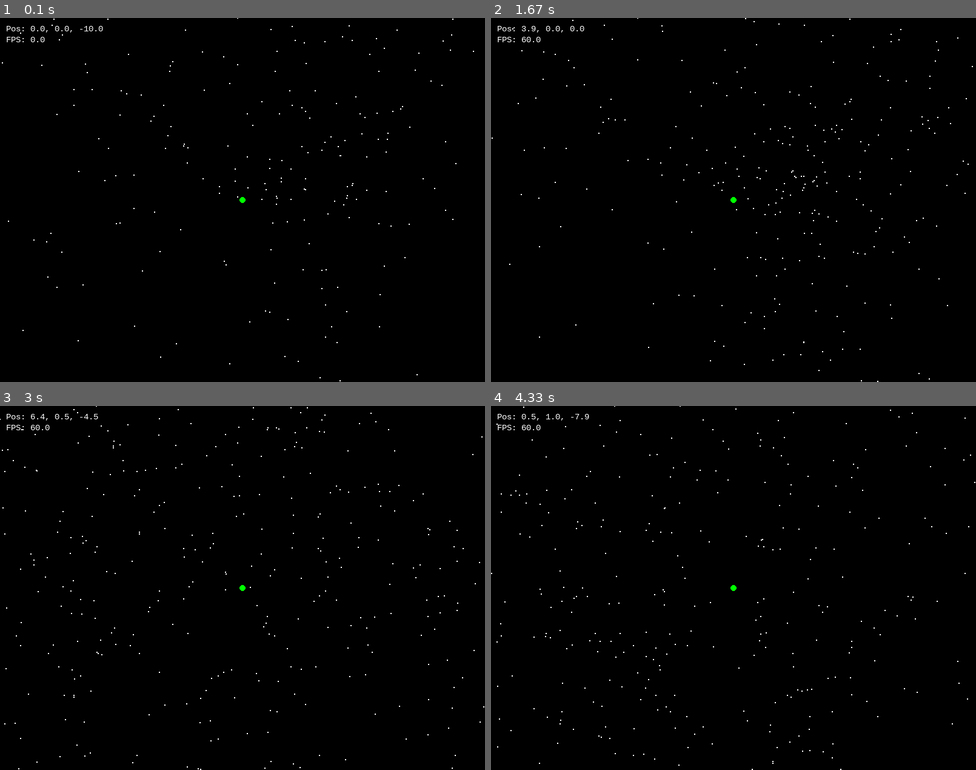
Above: before the commit, frames 1-4 (two rows, left to right).
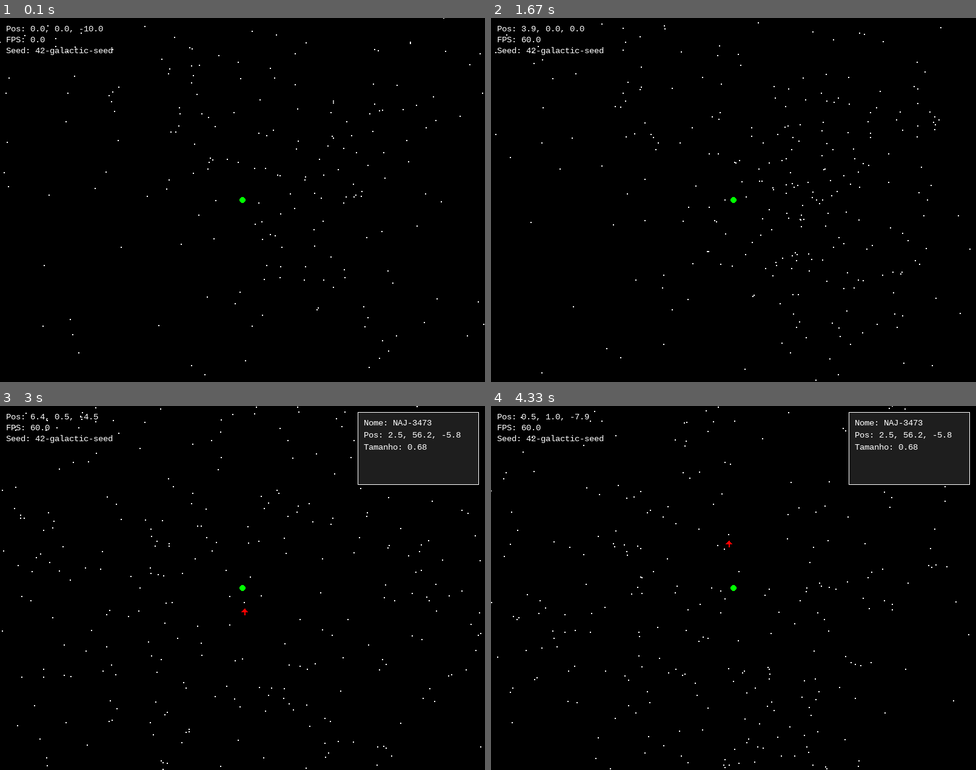
Above: after the commit, the same moments.

Repository: Lakentio/universe-engine
Game: pygame game, started from run.py
Same seed, same stepped clock (60 frames per second), same inputs: the game is played once before the commit and once after it.
Inputs (mouse positions are in pixels of both pictures, inside the frame that each line leads up to):
- Up to frame 1 (0.1 s): no input
- Up to frame 2 (1.67 s): hold D 0.33-0.8 s; move the mouse to (714, 214) at 0.37 s; hold W 0.83-1.13 s; move the mouse to (888, 189) at 0.87 s; hold D 1.17-1.63 s; move the mouse to (617, 203) at 1.2 s
- Up to frame 3 (3 s): hold A 1.67-2.2 s; move the mouse to (92, 533) at 1.7 s; tap E at 1.82 s; click "Pos: 3.3, 0.5, -5.2" at 2.28 s; hold S 2.57-2.87 s; move the mouse to (300, 620) at 2.6 s; hold A from 2.9 s (still down); move the mouse to (252, 464) at 2.93 s
- Up to frame 4 (4.33 s): tap E at 3.05 s; release A at 3.3 s; hold W 3.33-3.7 s; move the mouse to (558, 577) at 3.37 s; hold D from 3.73 s (still down); move the mouse to (738, 624) at 3.77 s

The runs differ from the first frame. In frame 1, 0.5% of the frame differs, in the area x 0-100%, y 0-100%; in frame 2, 0.6%; in frame 3, 5.6%; in frame 4, 5.6%.

Commit message:
Implementação de sistema de seeds personalizadas para garantir consistência na geração do universo. Atualização da documentação e do script de execução para suportar novas funcionalidades.

Diff:
--- a/run.py
+++ b/run.py
@@ -5,10 +5,45 @@
 
 import sys
 import os
+import argparse
 
 # Adiciona o diretório src ao path do Python
 sys.path.insert(0, os.path.join(os.path.dirname(__file__), 'src'))
 
+def parse_arguments():
+    """Parse argumentos de linha de comando."""
+    parser = argparse.ArgumentParser(description='Universe Engine - Motor de exploração espacial procedural')
+    parser.add_argument('--seed', '-s', type=str, help='Seed personalizada para geração do universo')
+    parser.add_argument('--list-seeds', '-l', action='store_true', help='Lista algumas seeds de exemplo')
+    return parser.parse_args()
+
+def list_example_seeds():
+    """Lista algumas seeds de exemplo."""
+    print("Seeds de exemplo para o Universe Engine:")
+    print("  --seed 'meu-universo-123'")
+    print("  --seed 'galaxia-andromeda'")
+    print("  --seed 'sistema-solar-2024'")
+    print("  --seed 'nebulosa-vermelha'")
+    print("  --seed 'cluster-estelar'")
+    print("\nPara usar uma seed, execute:")
+    print("  python run.py --seed 'sua-seed-aqui'")
+
 if __name__ == "__main__":
+    args = parse_arguments()
+
+    if args.list_seeds:
+        list_example_seeds()
+        sys.exit(0)
+
+    if args.seed:
+        # Importa e configura a seed personalizada
+        from utils.config import USE_CUSTOM_SEED, CUSTOM_SEED
+        import utils.config
+
+        # Atualiza a configuração com a seed fornecida
+        utils.config.USE_CUSTOM_SEED = True
+        utils.config.CUSTOM_SEED = args.seed
+        print(f"Usando seed personalizada: '{args.seed}'")
+
     from main import main
     main()
--- a/src/core/engine.py
+++ b/src/core/engine.py
@@ -2,22 +2,35 @@
 import math
 import hashlib
 import random
-from utils.config import WIDTH, HEIGHT, GLOBAL_SEED, CHUNK_SIZE, CHUNK_RADIUS, STARS_PER_CHUNK, MOUSE_SENS
+import utils.config
 
 stars_cache = {}
+
+def get_active_seed():
+    """Retorna a seed ativa baseada na configuração."""
+    if utils.config.USE_CUSTOM_SEED:
+        return utils.config.CUSTOM_SEED
+    return utils.config.GLOBAL_SEED
+
+def coord_seed(*coords: int) -> int:
+    """Gera seed determinística de 64 bits a partir de coords + seed global."""
+    active_seed = get_active_seed()
+    # Cria uma string única e consistente
+    coord_string = f"{active_seed}:{':'.join(map(str, coords))}"
+    # Usa UTF-8 para garantir consistência na codificação
+    key_bytes = coord_string.encode('utf-8')
+    # Gera hash SHA-256 completo
+    hash_bytes = hashlib.sha256(key_bytes).digest()
+    # Converte para inteiro de 64 bits usando os primeiros 8 bytes
+    return int.from_bytes(hash_bytes[:8], byteorder='big', signed=False)
 
 def initialize_pygame():
     """Inicializa o Pygame e retorna a tela e o relógio."""
     pygame.init()
-    screen = pygame.display.set_mode((WIDTH, HEIGHT))
+    screen = pygame.display.set_mode((utils.config.WIDTH, utils.config.HEIGHT))
     pygame.display.set_caption("Procedural Space Explorer (low‑end edition)")
     clock = pygame.time.Clock()
     return screen, clock
-
-def coord_seed(*coords: int) -> int:
-    """Gera seed determinística de 64 bits a partir de coords + seed global."""
-    key = f"{GLOBAL_SEED}:{':'.join(map(str, coords))}".encode()
-    return int.from_bytes(hashlib.sha256(key).digest()[:8], "big")
 
 def generate_star_name(rng: random.Random) -> str:
     """Gera um nome aleatório único para uma estrela."""
@@ -28,26 +41,26 @@
 def generate_chunk(cx: int, cy: int, cz: int):
     """Cria estrelas para um chunk dado (coordenadas de chunk, não de mundo)."""
     rng = random.Random(coord_seed(cx, cy, cz))
-    n_stars = rng.randint(*STARS_PER_CHUNK)
+    n_stars = rng.randint(*utils.config.STARS_PER_CHUNK)
     stars = []
     for _ in range(n_stars):
-        lx = rng.uniform(0, CHUNK_SIZE)
-        ly = rng.uniform(0, CHUNK_SIZE)
-        lz = rng.uniform(0, CHUNK_SIZE)
+        lx = rng.uniform(0, utils.config.CHUNK_SIZE)
+        ly = rng.uniform(0, utils.config.CHUNK_SIZE)
+        lz = rng.uniform(0, utils.config.CHUNK_SIZE)
         size = rng.random() * 1.5 + 0.5
         name = generate_star_name(rng)
-        stars.append((cx * CHUNK_SIZE + lx, cy * CHUNK_SIZE + ly, cz * CHUNK_SIZE + lz, size, name))
+        stars.append((cx * utils.config.CHUNK_SIZE + lx, cy * utils.config.CHUNK_SIZE + ly, cz * utils.config.CHUNK_SIZE + lz, size, name))
     return stars
 
 def update_visible_stars(cam_pos):
     """Atualiza lista de estrelas visíveis com base na posição da câmera."""
-    pcx = math.floor(cam_pos[0] / CHUNK_SIZE)
-    pcy = math.floor(cam_pos[1] / CHUNK_SIZE)
-    pcz = math.floor(cam_pos[2] / CHUNK_SIZE)
+    pcx = math.floor(cam_pos[0] / utils.config.CHUNK_SIZE)
+    pcy = math.floor(cam_pos[1] / utils.config.CHUNK_SIZE)
+    pcz = math.floor(cam_pos[2] / utils.config.CHUNK_SIZE)
     visible_stars = []
-    for cx in range(pcx - CHUNK_RADIUS, pcx + CHUNK_RADIUS + 1):
-        for cy in range(pcy - CHUNK_RADIUS, pcy + CHUNK_RADIUS + 1):
-            for cz in range(pcz - CHUNK_RADIUS, pcz + CHUNK_RADIUS + 1):
+    for cx in range(pcx - utils.config.CHUNK_RADIUS, pcx + utils.config.CHUNK_RADIUS + 1):
+        for cy in range(pcy - utils.config.CHUNK_RADIUS, pcy + utils.config.CHUNK_RADIUS + 1):
+            for cz in range(pcz - utils.config.CHUNK_RADIUS, pcz + utils.config.CHUNK_RADIUS + 1):
                 key = (cx, cy, cz)
                 if key not in stars_cache:
                     stars_cache[key] = generate_chunk(cx, cy, cz)
@@ -57,11 +70,34 @@
 def handle_mouse_movement(cam_rot):
     """Controla o movimento da câmera com o mouse."""
     mx, my = pygame.mouse.get_pos()
-    center_x, center_y = WIDTH // 2, HEIGHT // 2
+    center_x, center_y = utils.config.WIDTH // 2, utils.config.HEIGHT // 2
     dx, dy = mx - center_x, my - center_y
 
     if dx or dy:
-        cam_rot[1] += dx * MOUSE_SENS
-        cam_rot[0] -= dy * MOUSE_SENS
+        cam_rot[1] += dx * utils.config.MOUSE_SENS
+        cam_rot[0] -= dy * utils.config.MOUSE_SENS
         cam_rot[0] = max(-math.pi/2 + 0.01, min(math.pi/2 - 0.01, cam_rot[0]))
         pygame.mouse.set_pos(center_x, center_y)
+
+def clear_stars_cache():
+    """Limpa o cache de estrelas para regenerar o universo."""
+    global stars_cache
+    stars_cache.clear()
+
+def set_universe_seed(new_seed: str):
+    """Define uma nova seed para o universo e limpa o cache."""
+    global stars_cache
+    stars_cache.clear()
+    # Atualiza a configuração
+    utils.config.USE_CUSTOM_SEED = True
+    utils.config.CUSTOM_SEED = new_seed
+
+def get_universe_info():
+    """Retorna informações sobre a seed atual do universo."""
+    active_seed = get_active_seed()
+    is_custom = utils.config.USE_CUSTOM_SEED
+    return {
+        'seed': active_seed,
+        'is_custom': is_custom,
+        'cache_size': len(stars_cache)
+    }
--- a/src/main.py
+++ b/src/main.py
@@ -1,6 +1,6 @@
-from core.engine import initialize_pygame, update_visible_stars, handle_mouse_movement
+from core.engine import initialize_pygame, update_visible_stars, handle_mouse_movement, get_universe_info
 from rendering.render import draw_cursor, draw_arrow, draw_star_info, draw_text, world_to_screen
-from utils.config import WIDTH, HEIGHT, TARGET_FPS, MOVE_SPEED
+import utils.config
 import pygame
 import sys
 import math
@@ -14,7 +14,7 @@
     update_visible_stars(cam_pos)
 
     while True:
-        dt = clock.tick(TARGET_FPS) / 1000.0
+        dt = clock.tick(utils.config.TARGET_FPS) / 1000.0
         screen.fill((0, 0, 0))
 
         # Eventos
@@ -40,9 +40,9 @@
         vertical = keys[pygame.K_e] - keys[pygame.K_q]
 
         sin_y, cos_y = math.sin(cam_rot[1]), math.cos(cam_rot[1])
-        cam_pos[0] += (strafe * cos_y + forward * sin_y) * MOVE_SPEED * dt
-        cam_pos[2] += (forward * cos_y - strafe * sin_y) * MOVE_SPEED * dt
-        cam_pos[1] += vertical * MOVE_SPEED * dt
+        cam_pos[0] += (strafe * cos_y + forward * sin_y) * utils.config.MOVE_SPEED * dt
+        cam_pos[2] += (forward * cos_y - strafe * sin_y) * utils.config.MOVE_SPEED * dt
+        cam_pos[1] += vertical * utils.config.MOVE_SPEED * dt
 
         # Input mouse
         handle_mouse_movement(cam_rot)
@@ -69,6 +69,13 @@
         draw_text(screen, f"Pos: {cam_pos[0]:.1f}, {cam_pos[1]:.1f}, {cam_pos[2]:.1f}", (10, 10))
         draw_text(screen, f"FPS: {clock.get_fps():.1f}", (10, 28))
 
+        # Informações da seed
+        universe_info = get_universe_info()
+        seed_text = f"Seed: {universe_info['seed'][:20]}{'...' if len(universe_info['seed']) > 20 else ''}"
+        draw_text(screen, seed_text, (10, 46))
+        if universe_info['is_custom']:
+            draw_text(screen, "Seed Personalizada", (10, 64), color=(0, 255, 0))
+
         pygame.display.flip()
 
 if __name__ == "__main__":
--- a/src/rendering/render.py
+++ b/src/rendering/render.py
@@ -1,8 +1,8 @@
 import pygame
 import math
-from utils.config import WIDTH, HEIGHT, FOV_DEG
+import utils.config
 
-SCALE = WIDTH / (2 * math.tan(math.radians(FOV_DEG / 2)))
+SCALE = utils.config.WIDTH / (2 * math.tan(math.radians(utils.config.FOV_DEG / 2)))
 
 def world_to_screen(px, py, pz, cam_pos, cam_rot):
     """Transforma ponto de mundo em coordenadas 2D de tela."""
@@ -15,9 +15,9 @@
     if z <= 0:
         return None
 
-    sx = int(WIDTH / 2 + (x / z) * SCALE)
-    sy = int(HEIGHT / 2 - (y / z) * SCALE)
-    if 0 <= sx < WIDTH and 0 <= sy < HEIGHT:
+    sx = int(utils.config.WIDTH / 2 + (x / z) * SCALE)
+    sy = int(utils.config.HEIGHT / 2 - (y / z) * SCALE)
+    if 0 <= sx < utils.config.WIDTH and 0 <= sy < utils.config.HEIGHT:
         return (sx, sy)
     return None
 
@@ -45,9 +45,9 @@
     for i, line in enumerate(lines):
         text_surface = font.render(line, True, (255, 255, 255))
         info_surface.blit(text_surface, (10, 10 + i * 20))
-    screen.blit(info_surface, (WIDTH - 210, 10))
+    screen.blit(info_surface, (utils.config.WIDTH - 210, 10))
 
-def draw_text(screen, text, pos):
+def draw_text(screen, text, pos, color=(255, 255, 255)):
     """Desenha texto na tela."""
-    surface = pygame.font.SysFont("monospace", 14).render(text, True, (255, 255, 255))
+    surface = pygame.font.SysFont("monospace", 14).render(text, True, color)
     screen.blit(surface, pos)
--- a/src/utils/config.py
+++ b/src/utils/config.py
@@ -5,5 +5,9 @@
 STARS_PER_CHUNK = (6, 18)
 MOVE_SPEED = 10.0
 MOUSE_SENS = 0.0025
-GLOBAL_SEED = "42‑galactic‑seed"
+GLOBAL_SEED = "42-galactic-seed"
 TARGET_FPS = 60
+
+# Configuração para seeds personalizadas
+USE_CUSTOM_SEED = False  # Define se deve usar seed personalizada
+CUSTOM_SEED = "meu-universo-123"  # Seed personalizada do usuário
Not shown, changed: README.md
